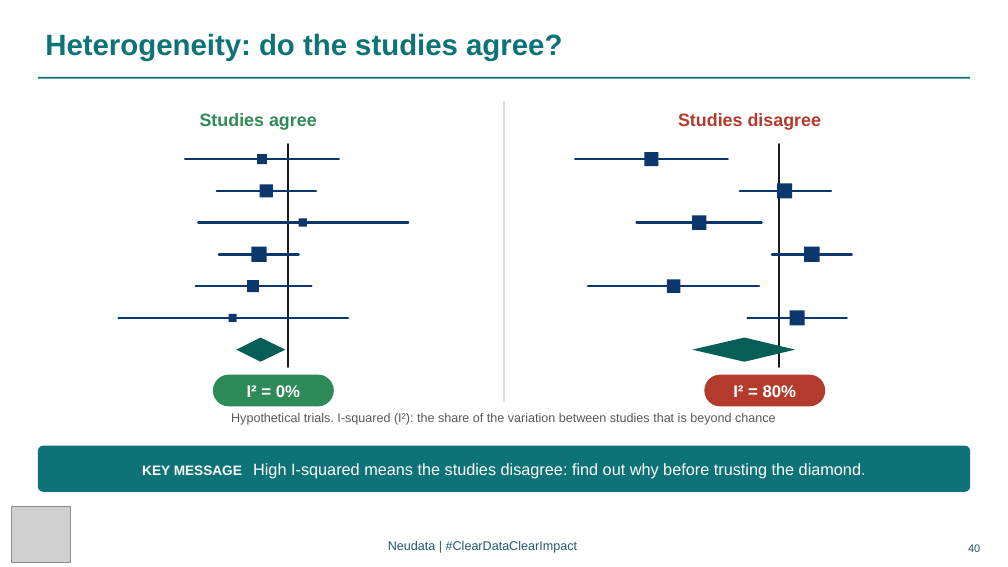
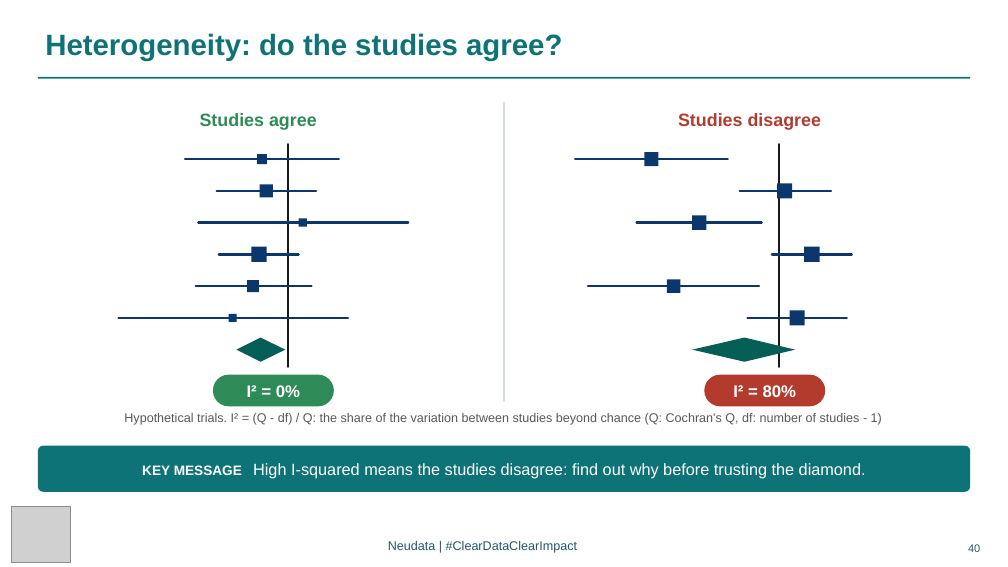
Before and after one commit to neu-data/FoundationsofClinicalResearch, a slide deck: slide 40 of en/files/slides/Session_4_EN.pptx. Drawn at 1008x567 pixels with LibreOffice and Linux fonts; fonts in the diff are those of the drawing; grey boxes stand for pictures. Boxes give left, top, right and bottom in pixels: in the first picture for what was removed or moved away, otherwise in the second. Text is boxed around its words. In the diff, an @@ line names an element or a change of style, - is before the commit and + after.

Commit message:
Rebuild site for course v3.15 (registry wording, Lectures 3 to 5 fixes)

```diff
--- a/en/files/slides/Session_4_EN.pptx
+++ b/en/files/slides/Session_4_EN.pptx
@@ text at (124, 413, 882, 425): text changed @@
-Hypothetical trials. I-squared (I²): the share of the variation between studies that is beyond chance
+Hypothetical trials. I² = (Q - df) / Q: the share of the variation between studies beyond chance (Q: Cochran's Q, df: number of studies - 1)
```
Also in this commit, not shown: 4 other slides changed, 44 other files.
